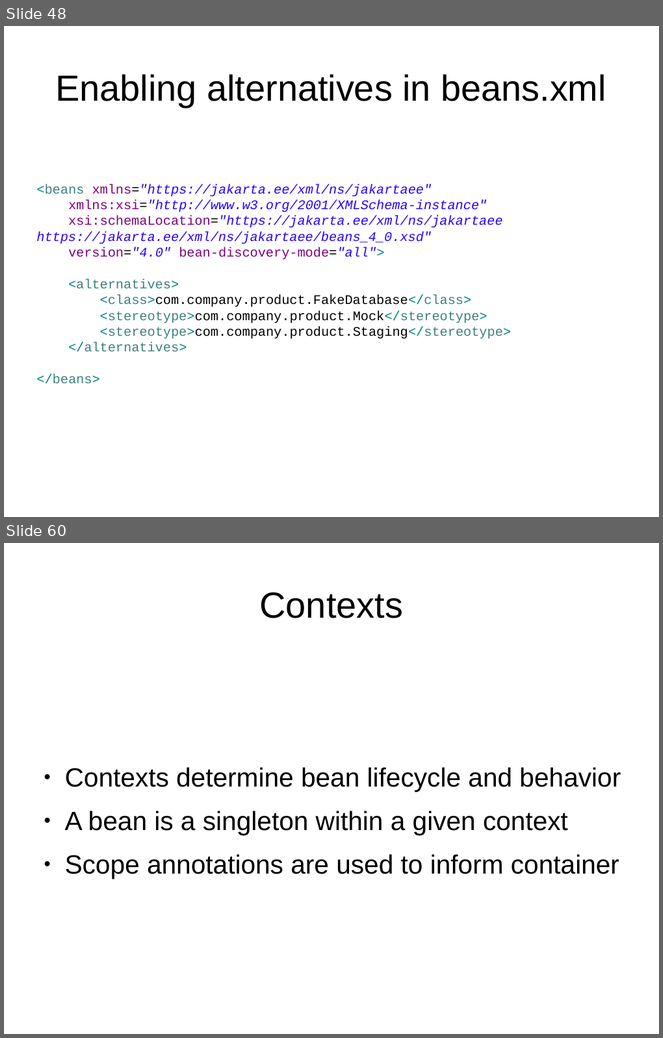
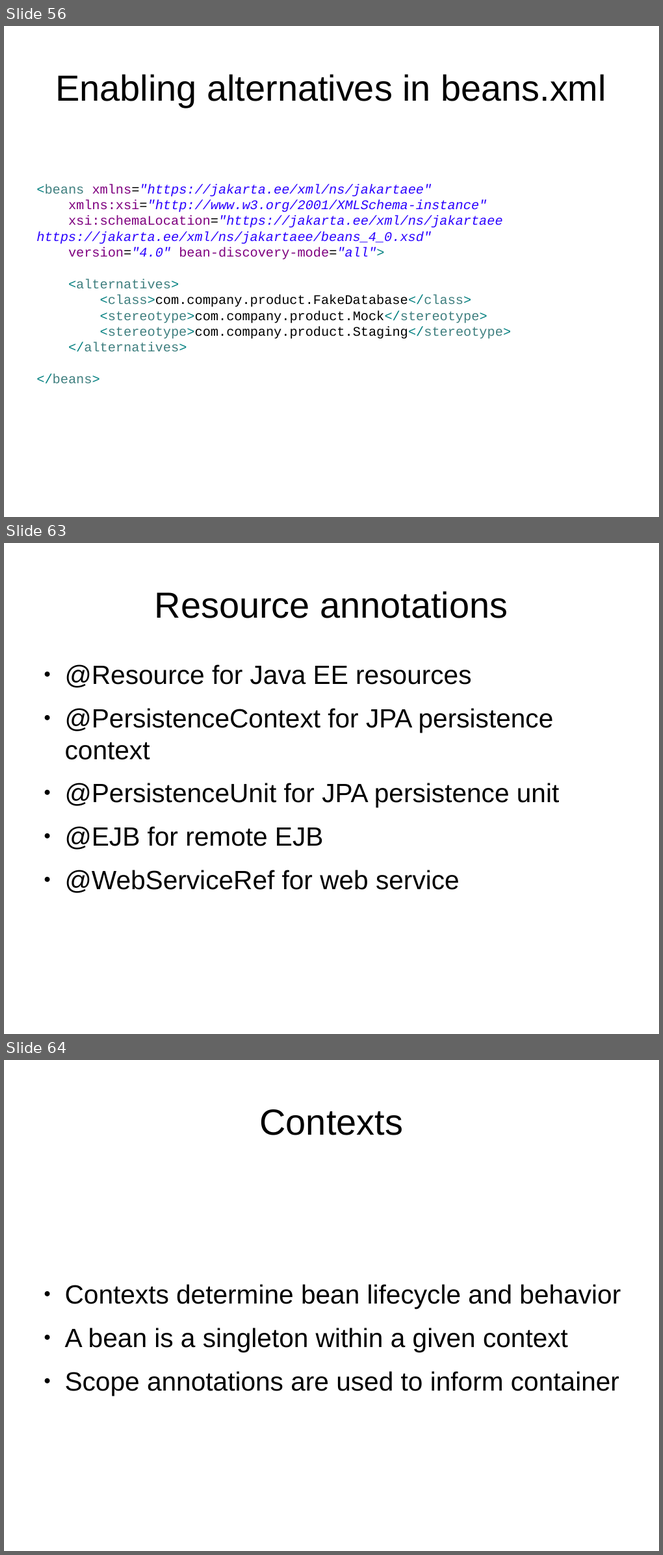
Before and after one commit to FrigoCoder/CDI, a slide deck: CDI.odp. Shown one above the other, each under a label of ours: slides 48 and 60 before the commit, slides 56, 63 and 64 after it; the slides between them are not shown. The pictures are 663x1038 and 663x1555 pixels, drawn with LibreOffice and Linux fonts; fonts in the diff are those of the drawing. Boxes give left, top, right and bottom in pixels: in the first picture for what was removed or moved away, otherwise in the second. Text is boxed around its words. In the diff, an @@ line names an element or a change of style, - is before the commit and + after.

```diff
--- a/CDI.odp
+++ b/CDI.odp
@@ slide 63 added at [4,543,659,1034], background #FFFFFF @@
@@ title added at [155,591,508,618], 44 pt, text #000000 @@
+Resource annotations
@@ text added at [65,665,559,893], 32 pt, text #000000 @@
+● @Resource for Java EE resources
+● @PersistenceContext for JPA persistence context
+● @PersistenceUnit for JPA persistence unit
+● @EJB for remote EJB
+● @WebServiceRef for web service
@@ what was slide 48 is now slide 56 @@
@@ what was slide 60 is now slide 64 @@
```
Also in this commit, not shown: 1 slide changed, 5 other slides added, 2 slides removed.
